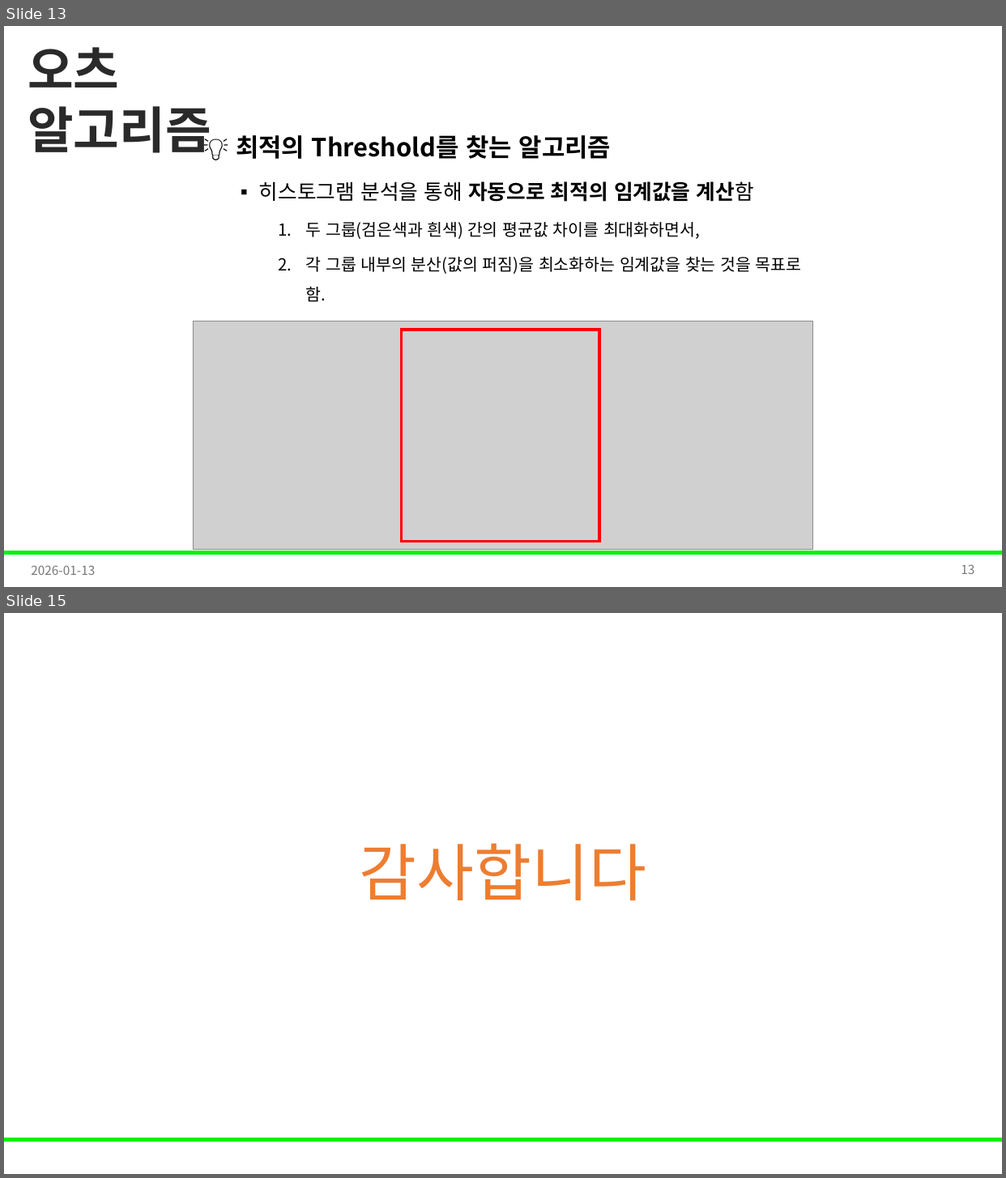
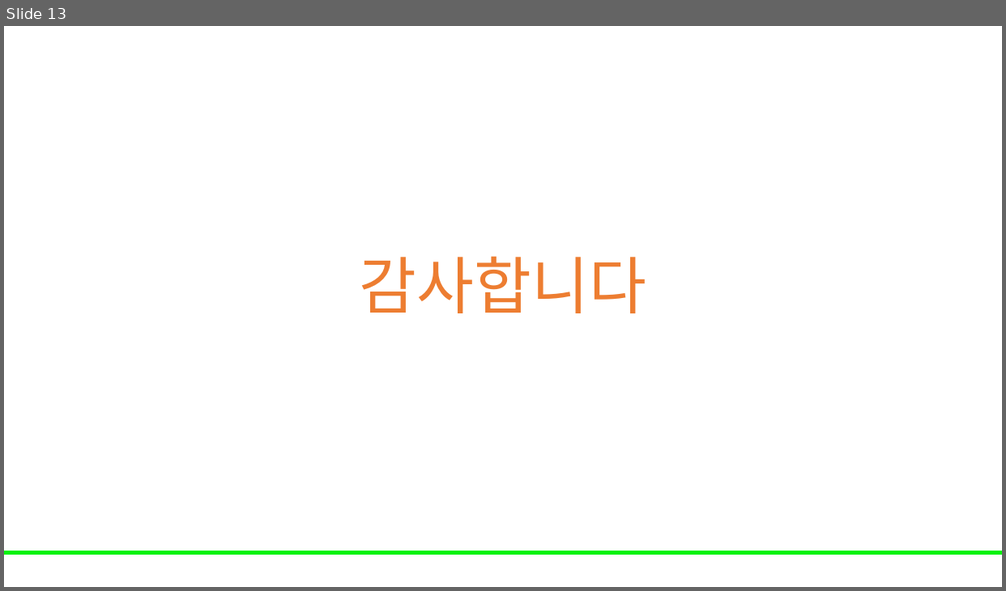
Before and after one commit to Leader-Lesson/KDT_RE_5th, a slide deck: material/5_AI/04_데이터 전처리와 EDA 기초.pptx. Shown one above the other, each under a label of ours: slides 13 and 15 before the commit, slide 13 after it; the slides between them are not shown. The pictures are 1006x1178 and 1006x591 pixels, drawn with LibreOffice and Linux fonts; fonts in the diff are those of the drawing; grey boxes stand for pictures; background and template pictures are left out. Boxes give left, top, right and bottom in pixels: in the first picture for what was removed or moved away, otherwise in the second. Text is boxed around its words. In the diff, an @@ line names an element or a change of style, - is before the commit and + after.

```diff
--- a/material/5_AI/04_데이터 전처리와 EDA 기초.pptx
+++ b/material/5_AI/04_데이터 전처리와 EDA 기초.pptx
@@ slide 13 removed at (4, 26, 1002, 587), background #FFFFFF; not listed: 1 template element that a slide beside it also shows @@
@@ text removed at (27, 47, 211, 153) @@
-오츠 알고리즘
@@ text removed at (236, 135, 802, 348) @@
-💡 최적의 Threshold를 찾는 알고리즘
-  ▪ 히스토그램 분석을 통해 자동으로 최적의 임계값을 계산함
-    1. 두 그룹(검은색과 흰색) 간의 평균값 차이를 최대화하면서,
-    2. 각 그룹 내부의 분산(값의 퍼짐)을 최소화하는 임계값을 찾는 것을 목표로 함.
-  ▪ 이미지의 명암이 뚜렷할 때(Bimodal Image) 효과적
@@ picture removed at (193, 321, 813, 550) @@
@@ rectangle removed at (402, 330, 600, 542) @@
@@ text removed at (31, 565, 95, 575) @@
-2026-01-13
@@ page number removed at (961, 565, 974, 574) @@
-13
@@ what was slide 15 is now slide 13 @@
```
Also in this commit, not shown: 3 slides changed, 3 slides added, 4 other slides removed.
